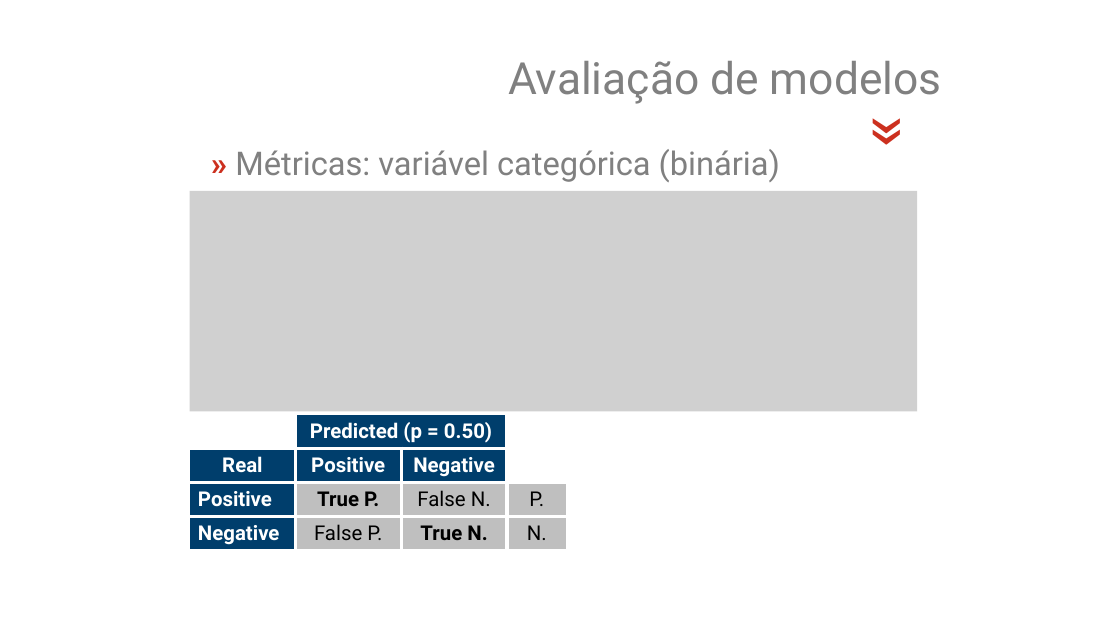
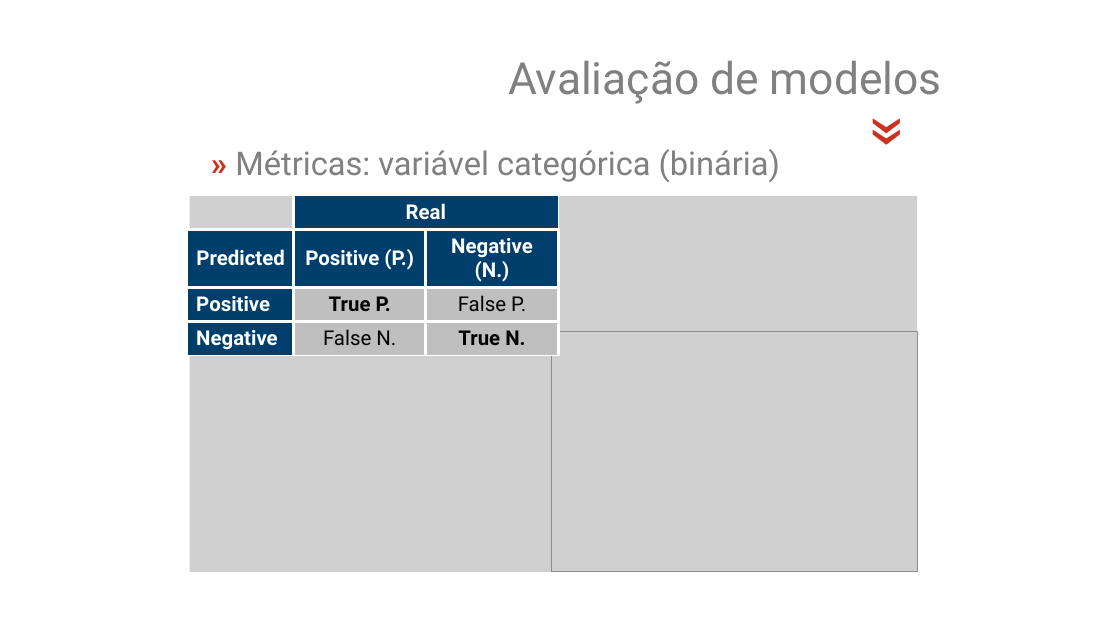
Before and after one commit to jsollari/DSR-II2026, a slide deck: slide 37 of docs/DSR-II2026_JL_slides.pptx (slide 40 before the commit). Drawn at 1120x630 pixels with LibreOffice and Linux fonts; fonts in the diff are those of the drawing; grey boxes stand for pictures; background and template pictures are left out. Boxes give left, top, right and bottom in pixels: in the first picture for what was removed or moved away, otherwise in the second. Text is boxed around its words. In the diff, an @@ line names an element or a change of style, - is before the commit and + after.

```diff
--- a/docs/DSR-II2026_JL_slides.pptx
+++ b/docs/DSR-II2026_JL_slides.pptx
@@ table at (188,196,558,354) @@
-column 1:  | Real | Positive | Negative
-column 2: Predicted (p = 0.50) | Positive | True P. | False P.
-column 3:  | Negative | False N. | True N.
-column 4:  |  | P. | N.
+column 1:  | Predicted | Positive | Negative
+column 2: Real | Positive (P.) | True P. | False N.
+column 3:  | Negative (N.) | False P. | True N.
@@ table: place and size @@
-table at (190,414,567,550)
+table at (188,196,558,354)
@@ picture: place and size @@
-picture at (190,191,918,412)
+picture at (190,196,918,572)
@@ picture added at (552,332,918,572) @@
```
Also in this commit, not shown: 11 other slides changed, 2 slides added, 5 slides removed, 23 other files.
